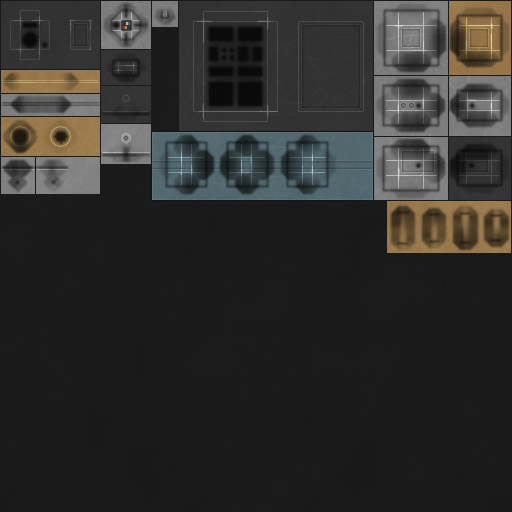
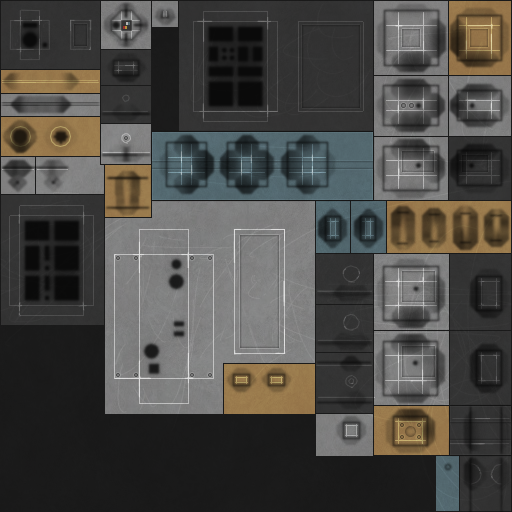
Layer changes from the first (512, 512) image to the second:
painted on "a" over [1, 168, 512, 494]
moved "h4" above "h3", painted on it over [14, 28, 498, 479]
moved "h3" above "l1", painted on it over [1, 28, 510, 485]
moved "l1" above "gr2", painted on it over [1, 28, 505, 512]
moved "gr2" above "gamma lump", painted on it over [1, 28, 512, 512]
painted on "b" (1st of 2) over [1, 165, 511, 511]
